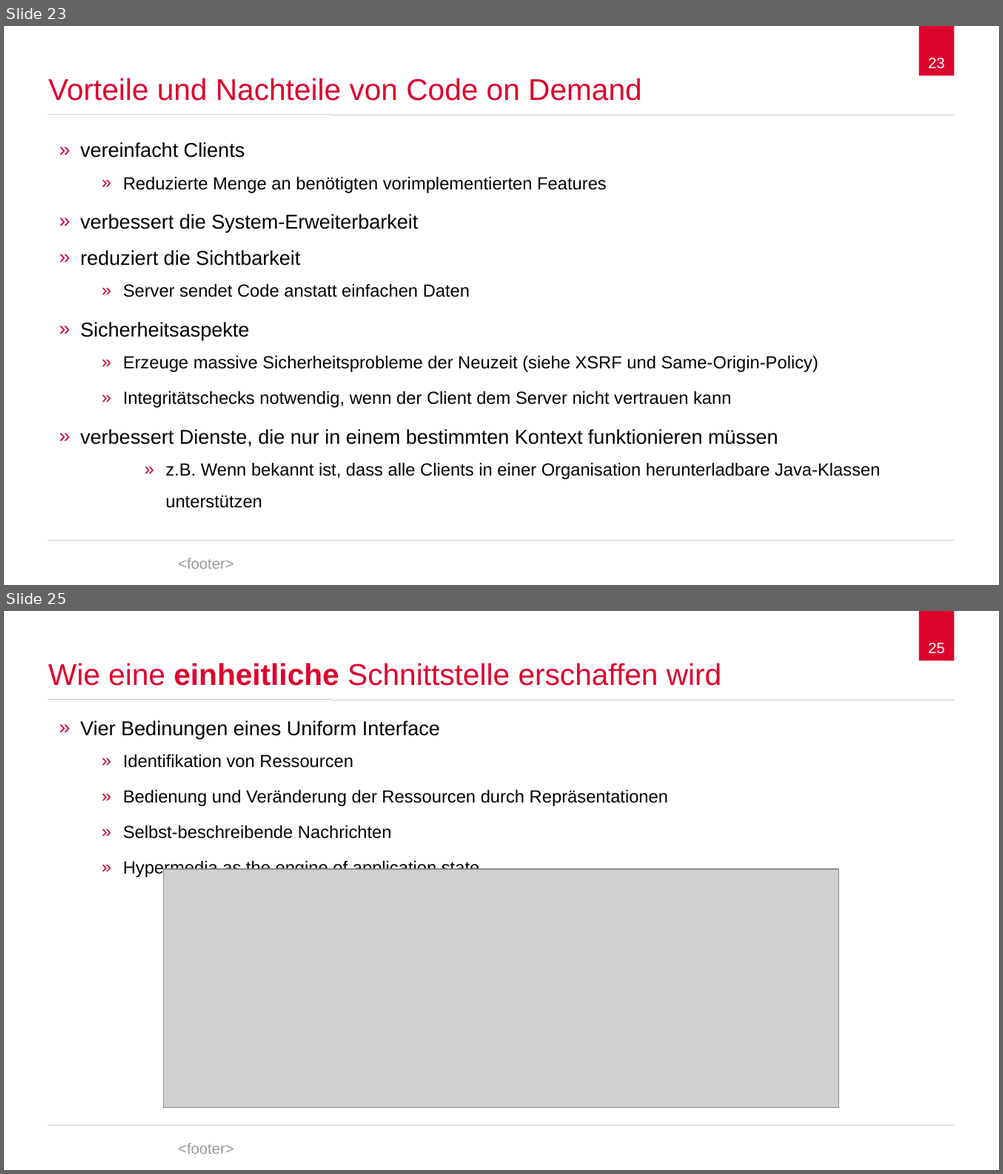
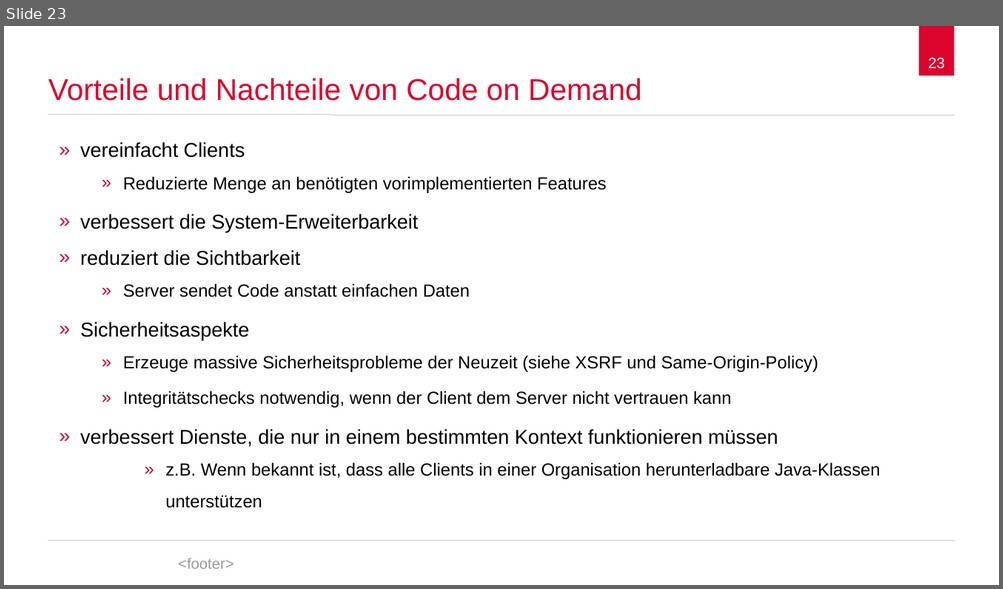
Before and after one commit to spaceone/presentations, a slide deck: representational-state-transfer/representational-state-transfer.odp. Shown one above the other, each under a label of ours: slides 23 and 25 before the commit, slide 23 after it; the slides between them are not shown. The pictures are 1003x1174 and 1003x589 pixels, drawn with LibreOffice and Linux fonts; fonts in the diff are those of the drawing; grey boxes stand for pictures; background and template pictures are left out. Boxes give left, top, right and bottom in pixels: in the first picture for what was removed or moved away, otherwise in the second. Text is boxed around its words. In the diff, an @@ line names an element or a change of style, - is before the commit and + after.

Commit message:
Push current state

```diff
--- a/representational-state-transfer/representational-state-transfer.odp
+++ b/representational-state-transfer/representational-state-transfer.odp
@@ slide 25 removed at (4, 611, 999, 1170), background #FFFFFF; not listed: 5 template elements that a slide beside it also shows @@
@@ title removed at (48, 663, 722, 686) @@
-Wie eine einheitliche Schnittstelle erschaffen wird
@@ text removed at (80, 721, 668, 878) @@
-» Vier Bedinungen eines Uniform Interface
-    » Identifikation von Ressourcen
-    » Bedienung und Veränderung der Ressourcen durch Repräsentationen
-    » Selbst-beschreibende Nachrichten
-    » Hypermedia as the engine of application state
@@ picture removed at (164, 869, 839, 1108) @@
```
Also in this commit, not shown: 10 slides changed, 5 slides added, 8 other slides removed, 3 other files.
